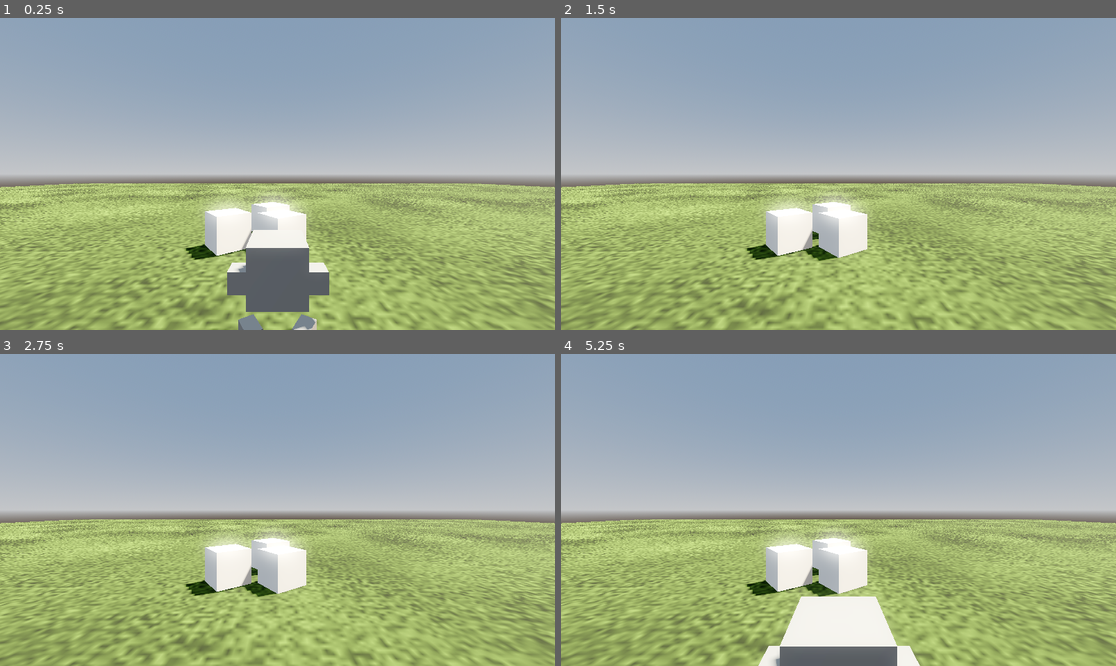
Above: before the commit, frames 1-4 (two rows, left to right).
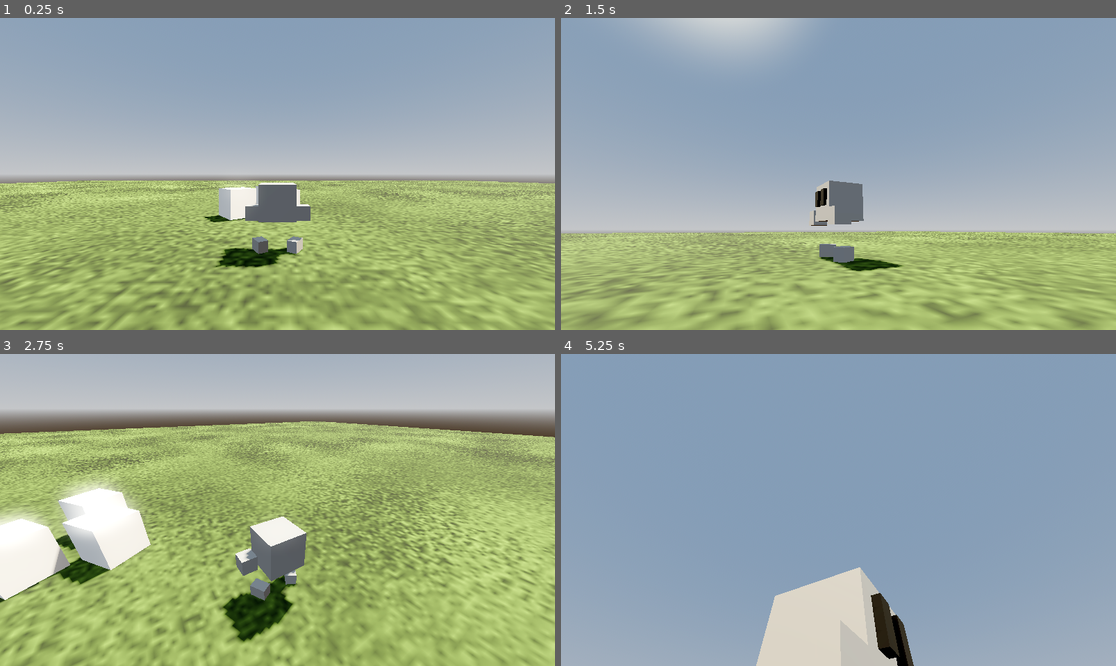
Above: after the commit, the same moments.

Repository: RafaelSPBarbosa/rpg-game-01
Game: Godot game, scene res://scenes/main.tscn
The game is run twice, just before and just after one commit, with the same random seed, the same clock (stepped at 60 frames per second) and the same inputs.
Inputs (mouse positions are in pixels of both pictures, inside the frame that each line leads up to):
- Up to frame 1 (0.25 s): no input
- Up to frame 2 (1.5 s): tap Enter at 0.5 s; move the mouse to (960, 158) at 0.52 s; press the mouse at (960, 158) at 0.53 s; hold D (move_right) 0.53-1.28 s; move the mouse to (727, 189) at 1.27 s; release the mouse at (727, 189) at 1.28 s; hold S (move_backwards) from 1.28 s (still down); click (727, 189) at 1.35 s
- Up to frame 3 (2.75 s): move the mouse to (333, 441) at 2.02 s; release S (move_backwards) at 2.03 s; press the mouse at (333, 441) at 2.03 s; hold D (move_right) from 2.03 s (still down)
- Up to frame 4 (5.25 s): move the mouse to (810, 572) at 2.77 s; release D (move_right) at 2.78 s; release the mouse at (810, 572) at 2.78 s; hold W (move_forward) 2.78-3.53 s; click (810, 572) at 2.85 s; tap Space at 3.5 s; move the mouse to (1005, 556) at 3.52 s; press the mouse at (1005, 556) at 3.53 s; hold A (move_left) 3.53-5.03 s; tap Escape (ui_cancel) at 4.15 s; move the mouse to (672, 463) at 4.27 s; release the mouse at (672, 463) at 4.28 s; click (672, 463) at 4.35 s; move the mouse to (866, 510) at 5.02 s; press the mouse at (866, 510) at 5.03 s; hold S (move_backwards) from 5.03 s (still down)

The runs differ from the first frame. In frame 1, 24% of the frame differs, in the area x 0-100%, y 52-100%; in frame 2, 43%; in frame 3, 77%, in the area x 0-100%, y 0-100%; in frame 4, 70%.

Commit message:
added basic movement

Diff:
--- /dev/null
+++ b/Scripts/Player/PlayerCamera.gd
@@ -0,0 +1,33 @@
+extends Node
+
+@export_group("Camera")
+@export_range(0.0, 1.0) var mouse_sensitivity := 0.25
+
+var _camera_input_direction := Vector2.ZERO
+
+@onready var _camera_pivot: Node3D = $"."
+@onready var _body: Node3D = $"../Body"
+
+func _input(event: InputEvent) -> void:
+	if event.is_action_pressed("left_click"):
+		Input.mouse_mode = Input.MOUSE_MODE_CAPTURED
+	if event.is_action_pressed("ui_cancel"):
+		Input.mouse_mode = Input.MOUSE_MODE_VISIBLE
+
+func _unhandled_input(event: InputEvent) -> void:
+	var is_camera_motion := (
+		event is InputEventMouseMotion and
+		Input.get_mouse_mode() == Input.MOUSE_MODE_CAPTURED
+	)
+	if is_camera_motion:
+		_camera_input_direction = event.screen_relative * mouse_sensitivity
+
+func _process(delta):
+	_camera_pivot.position = _body.position
+
+func _physics_process(delta: float) -> void:
+	_camera_pivot.rotation.x += _camera_input_direction.y * delta
+	_camera_pivot.rotation.x = clamp(_camera_pivot.rotation.x, -PI / 6.0, PI / 3.0)
+	_camera_pivot.rotation.y += _camera_input_direction.x * delta
+
+	_camera_input_direction = Vector2.ZERO
--- a/Scripts/Player/PlayerMovement.gd
+++ b/Scripts/Player/PlayerMovement.gd
@@ -2,9 +2,10 @@
 class_name PlayerMovement
 
 @export_group("Movement")
-@export var move_speed = 5.0
+@export var move_speed := 5.0
+@export var acceleration := 20.0
 
-@onready var _camera: Camera3D = $"../Camera"
+@onready var _camera: Camera3D = $"../CameraPivot/SpringArm3D/Camera"
 
 func _ready():
 
@@ -19,5 +20,5 @@
 	move_direction.y = 0.0
 	move_direction = move_direction.normalized()
 
-	velocity = move_direction * move_speed
+	velocity = velocity.move_toward(move_direction * move_speed, acceleration * delta)
 	move_and_slide()
--- a/project.godot
+++ b/project.godot
@@ -37,6 +37,11 @@
 "events": [Object(InputEventKey,"resource_local_to_scene":false,"resource_name":"","device":-1,"window_id":0,"alt_press …(192 unchanged characters)…
 ]
 }
+left_click={
+"deadzone": 0.2,
+"events": [null, Object(InputEventMouseButton,"resource_local_to_scene":false,"resource_name":"","device":-1,"window_id":0,"alt_pressed":false,"shift_pressed":false,"ctrl_pressed":false,"meta_pressed":false,"button_mask":1,"position":Vector2(232, 15),"global_position":Vector2(241, 54),"factor":1.0,"button_index":1,"canceled":false,"pressed":true,"double_click":false,"script":null)
+]
+}
 
 [rendering]
 
--- a/scenes/main.tscn
+++ b/scenes/main.tscn
@@ -1,14 +1,18 @@
-[gd_scene load_steps=13 format=3 uid="uid://c56eo8bxo8rfm"]
+[gd_scene load_steps=16 format=3 uid="uid://c56eo8bxo8rfm"]
 
 [ext_resource type="Material" uid="uid://bbpq7sqphowlw" path="res://Sources/Materials/gray.tres" id="1_o5qli"]
 [ext_resource type="Material" uid="uid://j4c4es30vthd" path="res://Sources/Materials/grass.tres" id="2_0wfyh"]
 [ext_resource type="Script" uid="uid://b03io5xk8qkyb" path="res://Scripts/Player/Player.gd" id="3_jyhfs"]
 [ext_resource type="Material" uid="uid://dur61ko0cxbpa" path="res://Sources/Materials/black.tres" id="3_sugp2"]
 [ext_resource type="Script" uid="uid://ck0jeoayjtnu7" path="res://Scripts/Player/PlayerMovement.gd" id="4_tbgi4"]
+[ext_resource type="Script" uid="uid://c1gfibua1ldhh" path="res://Scripts/Player/PlayerCamera.gd" id="4_tefeu"]
 
 [sub_resource type="BoxMesh" id="BoxMesh_sgp6g"]
 
 [sub_resource type="PlaneMesh" id="PlaneMesh_0wfyh"]
+
+[sub_resource type="BoxShape3D" id="BoxShape3D_tefeu"]
+size = Vector3(1, 0.001, 1)
 
 [sub_resource type="ProceduralSkyMaterial" id="ProceduralSkyMaterial_sgp6g"]
 sun_curve = 0.409812
@@ -31,6 +35,8 @@
 adjustment_enabled = true
 adjustment_contrast = 1.2
 adjustment_saturation = 1.2
+
+[sub_resource type="SphereShape3D" id="SphereShape3D_tefeu"]
 
 [sub_resource type="CapsuleShape3D" id="CapsuleShape3D_0wfyh"]
 
@@ -63,6 +69,11 @@
 material_override = ExtResource("2_0wfyh")
 mesh = SubResource("PlaneMesh_0wfyh")
 
+[node name="StaticBody3D" type="StaticBody3D" parent="World/Grass"]
+
+[node name="CollisionShape3D" type="CollisionShape3D" parent="World/Grass/StaticBody3D"]
+shape = SubResource("BoxShape3D_tefeu")
+
 [node name="WorldEnvironment" type="WorldEnvironment" parent="."]
 environment = SubResource("Environment_0wfyh")
 
@@ -77,8 +88,15 @@
 [node name="Player" type="Node3D" parent="."]
 script = ExtResource("3_jyhfs")
 
-[node name="Camera" type="Camera3D" parent="Player"]
-transform = Transform3D(1, 0, 0, 0, 1, 0, 0, 0, 1, 0, 2.13357, 2.52295)
+[node name="CameraPivot" type="Node3D" parent="Player"]
+script = ExtResource("4_tefeu")
+
+[node name="SpringArm3D" type="SpringArm3D" parent="Player/CameraPivot"]
+transform = Transform3D(1, 0, 0, 0, 1, 0, 0, 0, 1, 0, 1.528, 0)
+shape = SubResource("SphereShape3D_tefeu")
+spring_length = 4.0
+
+[node name="Camera" type="Camera3D" parent="Player/CameraPivot/SpringArm3D"]
 
 [node name="Body" type="CharacterBody3D" parent="Player"]
 script = ExtResource("4_tbgi4")
@@ -87,41 +105,41 @@
 transform = Transform3D(1, 0, 0, 0, 1, 0, 0, 0, 1, 0, 1, 0)
 shape = SubResource("CapsuleShape3D_0wfyh")
 
-[node name="Mesh" type="Node3D" parent="Player/Body"]
+[node name="Skin" type="Node3D" parent="Player/Body"]
 
-[node name="Body" type="MeshInstance3D" parent="Player/Body/Mesh"]
+[node name="Body" type="MeshInstance3D" parent="Player/Body/Skin"]
 transform = Transform3D(0.684885, 0, 0, 0, 0.684885, 0, 0, 0, 0.684885, 0, 0.997934, 0)
 mesh = SubResource("BoxMesh_jyhfs")
 skeleton = NodePath("../..")
 
-[node name="HandR" type="MeshInstance3D" parent="Player/Body/Mesh"]
+[node name="HandR" type="MeshInstance3D" parent="Player/Body/Skin"]
 transform = Transform3D(0.287733, 0, 0, 0, 0.287733, 0, 0, 0, 0.287733, 0.51554, 0.728945, -0.224178)
 mesh = SubResource("BoxMesh_jyhfs")
 skeleton = NodePath("../..")
 
-[node name="HandL" type="MeshInstance3D" parent="Player/Body/Mesh"]
+[node name="HandL" type="MeshInstance3D" parent="Player/Body/Skin"]
 transform = Transform3D(0.287733, 0, 0, 0, 0.287733, 0, 0, 0, 0.287733, -0.504836, 0.728945, -0.224178)
 mesh = SubResource("BoxMesh_jyhfs")
 skeleton = NodePath("../..")
 
-[node name="EyeL" type="MeshInstance3D" parent="Player/Body/Mesh"]
+[node name="EyeL" type="MeshInstance3D" parent="Player/Body/Skin"]
 transform = Transform3D(0.150377, 0, 0, 0, 0.290392, 0, 0, 0, 0.0612991, -0.165235, 1.06839, -0.375534)
 material_override = ExtResource("3_sugp2")
 mesh = SubResource("BoxMesh_jyhfs")
 skeleton = NodePath("../..")
 
-[node name="EyeR" type="MeshInstance3D" parent="Player/Body/Mesh"]
+[node name="EyeR" type="MeshInstance3D" parent="Player/Body/Skin"]
 transform = Transform3D(0.150377, 0, 0, 0, 0.290392, 0, 0, 0, 0.0612991, 0.137502, 1.06839, -0.375534)
 material_override = ExtResource("3_sugp2")
 mesh = SubResource("BoxMesh_jyhfs")
 skeleton = NodePath("../..")
 
-[node name="FootL" type="MeshInstance3D" parent="Player/Body/Mesh"]
+[node name="FootL" type="MeshInstance3D" parent="Player/Body/Skin"]
 transform = Transform3D(0.186027, 0, 0.14891, 0, 0.224023, 0, -0.104603, 0, 0.264823, -0.346319, 0.113758, -0.0606588)
 mesh = SubResource("BoxMesh_jyhfs")
 skeleton = NodePath("../..")
 
-[node name="FootR" type="MeshInstance3D" parent="Player/Body/Mesh"]
+[node name="FootR" type="MeshInstance3D" parent="Player/Body/Skin"]
 transform = Transform3D(0.186116, 0, -0.148683, 0, 0.224023, 0, 0.104443, 0, 0.264951, 0.346, 0.114, -0.061)
 mesh = SubResource("BoxMesh_jyhfs")
 skeleton = NodePath("../..")
Not shown, added: Scripts/Player/PlayerCamera.gd.uid
